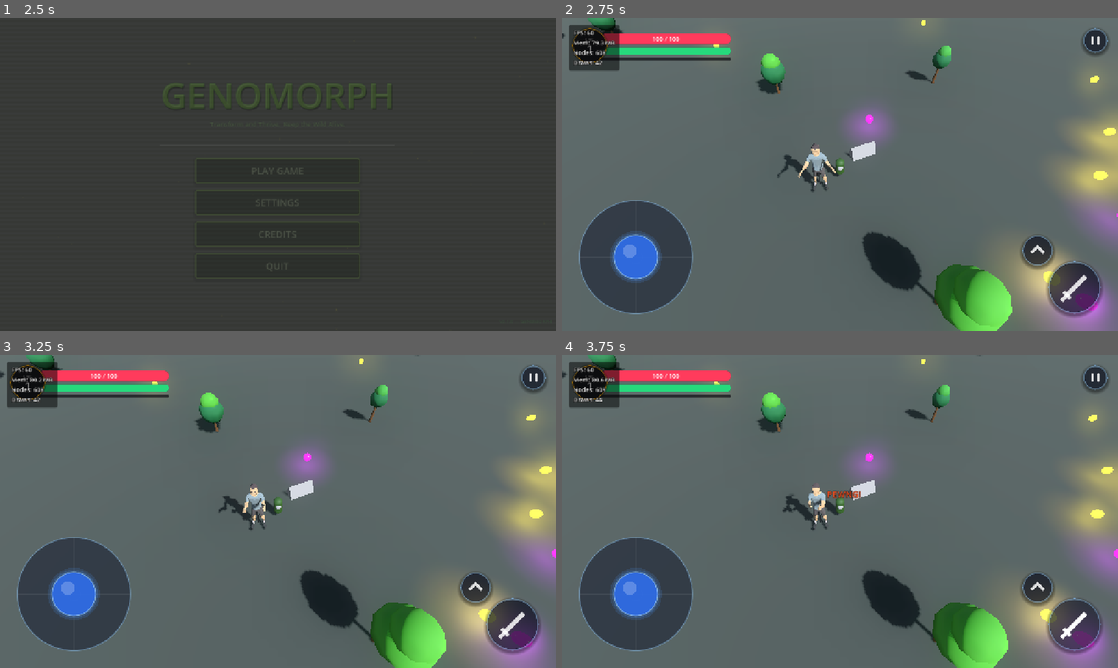
Above: before the commit, frames 1-4 (two rows, left to right).
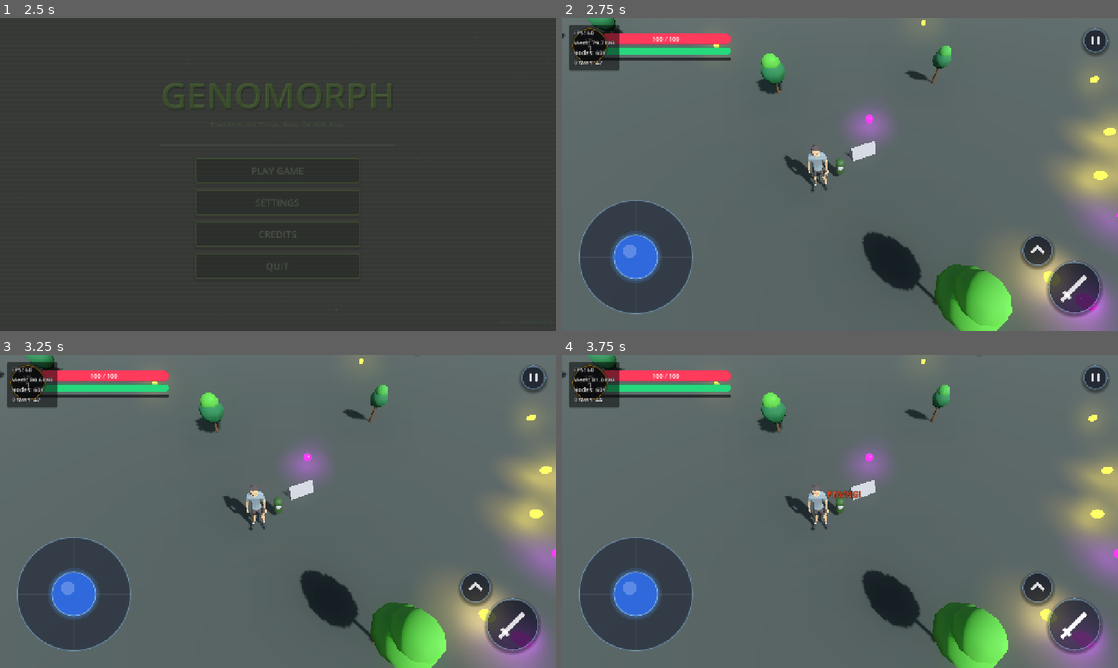
Above: after the commit, the same moments.

Repository: TradsKraken/GENOMORPH-
Game: Godot game, scene res://ui/main_menu.tscn
The game is run twice, just before and just after one commit, with the same random seed, the same clock (stepped at 60 frames per second) and the same inputs.
Inputs (mouse positions are in pixels of both pictures, inside the frame that each line leads up to):
- Up to frame 1 (2.5 s): tap Enter (ui_accept) at 0.5, 0.77 s; move the mouse to (400, 158) at 0.52 s; hold Right (ui_right) 0.53-1.25 s; click (400, 158) at 0.67 s; click "PLAY GAME" at 1.25 s; click "PLAY GAME" at 2 s
- Up to frame 2 (2.75 s): no input
- Up to frame 3 (3.25 s): drag from (166, 527) to (250, 574) at 2.77 s
- Up to frame 4 (3.75 s): click (1073, 624) at 3.52 s

Frame 1 is identical in both runs. In frame 2, 0.2% of the frame differs, in the area x 7-50%, y 7-54%; in frame 3, 0.2%; in frame 4, 0.2%, in the area x 6-48%, y 7-54%.

Commit message:
feat: add NPC clap animation scene and interaction logic script

Diff:
--- a/player/npc_clap.gd
+++ b/player/npc_clap.gd
@@ -1,6 +1,36 @@
 extends Node3D
 
+@export var interact_distance: float = 3.0
+
 func _ready() -> void:
+	# Remove the placeholder StaticBody3D so we can use a mesh-based one
+	if has_node("StaticBody3D"):
+		$StaticBody3D.queue_free()
+
+	var mesh_instance = _find_mesh_instance(self)
+	if mesh_instance:
+		# Let Godot automatically generate a perfectly aligned and scaled StaticBody3D from the mesh
+		mesh_instance.create_trimesh_collision()
+
+		# The new StaticBody3D is created as a child of the mesh instance.
+		# Let's find it and connect our click event to it.
+		for child in mesh_instance.get_children():
+			if child is StaticBody3D:
+				# Ensure it interacts with standard layers
+				child.collision_layer = 1
+				child.collision_mask = 1
+				child.input_event.connect(_on_input_event)
+				break
+
+func _on_input_event(camera: Node, event: InputEvent, position: Vector3, normal: Vector3, shape_idx: int) -> void:
+	if event is InputEventMouseButton and event.button_index == MOUSE_BUTTON_LEFT and event.pressed:
+		var player = get_tree().get_first_node_in_group("player")
+		if player:
+			var distance = global_position.distance_to(player.global_position)
+			if distance <= interact_distance:
+				_play_animation()
+
+func _play_animation() -> void:
 	# Find the AnimationPlayer node recursively
 	var anim_player: AnimationPlayer = _find_anim_player(self)
 	if anim_player:
@@ -10,8 +40,8 @@
 			if anim_name != "RESET":
 				var anim = anim_player.get_animation(anim_name)
 				if anim:
-					# Enable looping on the animation data
-					anim.loop_mode = Animation.LOOP_LINEAR
+					# Play once instead of looping
+					anim.loop_mode = Animation.LOOP_NONE
 				# Play the animation
 				anim_player.play(anim_name)
 				break
@@ -24,3 +54,12 @@
 		if result:
 			return result
 	return null
+
+func _find_mesh_instance(node: Node) -> MeshInstance3D:
+	if node is MeshInstance3D:
+		return node
+	for child in node.get_children():
+		var result = _find_mesh_instance(child)
+		if result:
+			return result
+	return null
--- a/player/player_(clap).tscn
+++ b/player/player_(clap).tscn
@@ -2,9 +2,6 @@
 
 [ext_resource type="PackedScene" uid="uid://ds6kyl03hkij1" path="res://player with rig/Untitled.fbx" id="1_ijh6s"]
 [ext_resource type="Script" uid="uid://cawahxp0f604b" path="res://player/npc_clap.gd" id="2_script"]
-
-[sub_resource type="CapsuleShape3D" id="CapsuleShape3D_npc"]
-height = 1.8
 
 [node name="Player (Clap)" unique_id=1938706111 instance=ExtResource("1_ijh6s")]
 script = ExtResource("2_script")
@@ -33,7 +30,3 @@
 
 [node name="StaticBody3D" type="StaticBody3D" parent="." index="2" unique_id=519325850]
 transform = Transform3D(1, 0, 0, 0, 1, 0, 0, 0, 1, 0, 0.9, 0)
-
-[node name="CollisionShape3D" type="CollisionShape3D" parent="StaticBody3D" index="0" unique_id=1457299008]
-transform = Transform3D(1.555, 0, 0, 0, 2.58, 0, 0, 0, 1.555, 0, 1.405, 0)
-shape = SubResource("CapsuleShape3D_npc")
